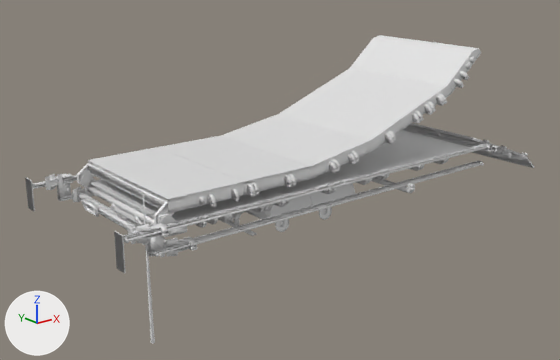
The FBX model a-frame_bridge_trailer - optimized/meshes/trucks/tuning/short.fbx as it was, and as the next commit left it.
Both versions are drawn from a 50 mm lens placed at (-0.0668, -0.1346, 0.0619), pointed at (0.0462, 0.0067, 0.0054). The lights are fixed; the arrows at lower left show +X, +Y and +Z. Where no turn or scale is listed for an object, it has been applied to the vertices. Vertices at the same position are counted once.

The first picture shows 'cdt_Body.001', 'cdt_BottomRightAnchor.001', 'cdt_Ramp.001', 'cdt_RootNode.001', 'cdt_TopRightAnchor.001', 'wheels.001'.
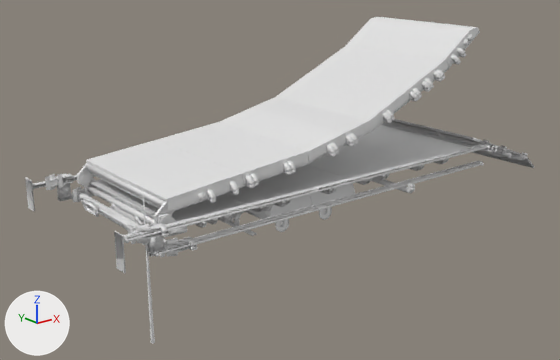
Where the newer file only moved an object's origin or applied its transform, the numbers keep the older frame.

The change, as a list of edits to the scene's bpy script:
```text
Change me_cube_022:
    remove me_cube_022.from_pydata(...)  # 30007 vertices, 21213 faces; spans x -0.0107..0.1276, y -0.0231..0.0229, z -0.0018..0.0361
    add me_cube_022.from_pydata(...)  # 29996 vertices, 21213 faces; spans x -0.0107..0.1276, y -0.0231..0.0229, z -0.0018..0.0412
    me_cube_022 part 1: the loose piece of 8 vertices spanning x 0.0843..0.0859, y -0.0174..0.0174, z 0.0317..0.0333 is moved by (-0.0015, 0.0, 0.0055)
    me_cube_022 part 2: the loose piece of 8 vertices spanning x 0.0008..0.0046, y -0.0159..0.0159, z 0.0142..0.0154 is turned -5.5 degrees about the y axis through its middle, then moved by (-0.0002, 0.0, 0.0002)
    me_cube_022 part 3: the loose piece of 120 vertices spanning x 0.01..0.0108, y -0.0183..0.0183, z 0.013..0.0152 is moved by (0.0089, 0.0, 0.002)
    me_cube_022 part 4: the loose piece of 120 vertices spanning x 0.0406..0.0418, y -0.0183..0.0183, z 0.014..0.0162 is moved by (-0.0125, 0.0, 0.0019)
    me_cube_022 part 5: the loose piece of 120 vertices spanning x 0.0416..0.0428, y -0.0183..0.0183, z 0.0142..0.0165 is moved by (-0.0016, 0.0, 0.0035)
    me_cube_022 part 6: the loose piece of 120 vertices spanning x 0.0462..0.0473, y -0.0183..0.0183, z 0.0149..0.0171 is moved by (-0.0007, 0.0, 0.0041)
    me_cube_022 part 7: the loose piece of 120 vertices spanning x 0.0573..0.0589, y -0.0183..0.0183, z 0.0176..0.0199 is moved by (-0.0009, 0.0, 0.0048)
    me_cube_022 part 8: the loose piece of 120 vertices spanning x 0.0804..0.0824, y -0.0183..0.0183, z 0.0275..0.0296 is moved by (-0.0018, 0.0, 0.0058)
    me_cube_022 part 9: the loose piece of 120 vertices spanning x 0.0201..0.021, y -0.0183..0.0183, z 0.0133..0.0155 is rebuilt with 120 vertices and now spans x 0.0198..0.0208, y -0.0183..0.0183, z 0.0152..0.0174
    me_cube_022 part 10: the loose piece of 120 vertices spanning x 0.0153..0.0162, y -0.0183..0.0183, z 0.013..0.0152 is rebuilt with 120 vertices and now spans x 0.015..0.016, y -0.0183..0.0183, z 0.0145..0.0167
    me_cube_022 part 11: the loose piece of 16 vertices spanning x 0.0516..0.0789, y -0.0168..0.0167, z 0.0183..0.0287 is rebuilt with 16 vertices and now spans x 0.0512..0.0784, y -0.0168..0.0167, z 0.0205..0.0326
    me_cube_022 part 12: the loose piece of 16 vertices spanning x 0.0012..0.0183, y -0.0168..0.0167, z 0.0157..0.0158 is rebuilt with 30 vertices and now spans x 0.0008..0.0179, y -0.0168..0.0167, z 0.0157..0.0175
    me_cube_022 part 13: the loose piece of 16 vertices spanning x 0.0012..0.0183, y -0.0168..0.0167, z 0.0158..0.0162 is rebuilt with 16 vertices and now spans x 0.0008..0.0179, y -0.0168..0.0167, z 0.0158..0.0179
    me_cube_022 part 14: the loose piece of 16 vertices spanning x 0.0012..0.0183, y -0.0168..0.0167, z 0.0156..0.0158 is rebuilt with 16 vertices and now spans x 0.001..0.0181, y -0.0168..0.0167, z 0.0137..0.0157
    me_cube_022 part 15: the loose piece of 16 vertices spanning x 0.0012..0.0183, y -0.0168..0.0167, z 0.0135..0.0136 is rebuilt with 29 vertices and now spans x 0.001..0.0182, y -0.0168..0.0167, z 0.0135..0.0153
    me_cube_022 part 16: the loose piece of 12 vertices spanning x 0.0787..0.0895, y -0.0168..0.0167, z 0.0284..0.0361 is rebuilt with 8 vertices and now spans x 0.0783..0.0888, y -0.0168..0.0167, z 0.0326..0.0402
    me_cube_022 part 17: the loose piece of 12 vertices spanning x 0.0353..0.0517, y -0.0168..0.0167, z 0.0158..0.0187 is rebuilt with 12 vertices and now spans x 0.0349..0.0512, y -0.0168..0.0167, z 0.0169..0.0207
    me_cube_022 part 18: 28 loose pieces with 1270 vertices, spanning x 0.0079..0.0901, y -0.0183..0.0183, z 0.0134..0.0354, are deleted
    me_cube_022 part 19: 4 vertices moved within x 0.0008, y -0.0167..0.0167, z 0.0116; 546 vertices removed from x -0.0041..0.0902, y -0.0217..0.0183, z 0.0077..0.0358; 1804 vertices added at x -0.0041..0.0884, y -0.0217..0.0183, z 0.0078..0.0412
Change me_cube_018:
    used by ob_cdt_ramp_001; location = (0.0, 0.0, 0.0123); rotation_euler = (1.571, 0.0, 0.0), in degrees (90, 0, 0); scale = (0.01, 0.01, 0.01)
    remove me_cube_018.from_pydata(...)  # 3058 vertices, 1747 faces; spans x -0.14..9.02, y -0.07..2.41, z -1.83..1.83
    add me_cube_018.from_pydata(...)  # 3057 vertices, 1747 faces; spans x -0.14..9.12, y -0.07..2.07, z -1.83..1.83
    me_cube_018 part 20: 2109 vertices moved from x 3.61..9.02, y 0.12..2.41, z -1.83..1.83 to x 3.59..9.12, y 0.12..2.07, z -1.83..1.83; 60 vertices removed from x 4.17..7.16, y 0.23..1.27, z -1.83..1.83; 59 vertices added at x 4.05..7.17, y 0.19..1.03, z -1.83..1.83
Change ob_cdt_ramp_001:
    ob_cdt_ramp_001.location: (0.0, 0.0, 0.0123) -> (0.0001, 0.0, 0.0123)
    ob_cdt_ramp_001.rotation_euler: (1.571, 0.0, 0.0) -> (1.571, -0.096, 0.0)  # degrees (90, 0, 0) -> degrees (90, -5.5, 0)
```

Where the change shows, as pixel boxes [x1, y1, x2, y2] in the pictures (560 x 360 px; the box of a moved part takes in the faces that stretch with it):
'wheels.001', reshaped (9% taller)
    before: [25, 39, 534, 273]
    after: [25, 19, 534, 273]
'cdt_Ramp.001', reshaped, moved, turned
    before: [77, 35, 481, 225]
    after: [77, 17, 480, 224]
part 1 of me_cube_022, moved or reshaped
    before: [465, 62, 472, 69]
    after: [463, 39, 469, 46]
part 2 of me_cube_022, moved or reshaped
    before: [88, 166, 164, 206]
    after: [86, 165, 163, 207]
part 3 of me_cube_022, moved or reshaped
    before: [208, 195, 217, 207]
    after: [246, 176, 254, 188]
part 4 of me_cube_022, moved or reshaped
    before: [329, 163, 337, 173]
    after: [283, 163, 292, 175]
part 5 of me_cube_022, moved or reshaped (not visible before)
    after: [326, 146, 335, 157]
part 6 of me_cube_022, moved or reshaped
    before: [348, 154, 356, 164]
    after: [345, 136, 354, 147]
part 7 of me_cube_022, moved or reshaped
    before: [384, 135, 392, 144]
    after: [382, 114, 392, 124]
part 8 of me_cube_022, moved or reshaped (not visible before)
    after: [451, 55, 460, 65]
part 9 of me_cube_022, rebuilt
    before: [251, 183, 259, 195]
    after: [251, 175, 258, 186]
part 10 of me_cube_022, rebuilt
    before: [231, 189, 239, 202]
    after: [230, 183, 239, 195]
part 11 of me_cube_022, rebuilt (not visible afterwards)
    before: [273, 66, 448, 142]
part 12 of me_cube_022, rebuilt (8% wider, 14% taller)
    before: [98, 167, 243, 202]
    after: [86, 162, 242, 202]
part 13 of me_cube_022, rebuilt
    before: [88, 147, 244, 201]
    after: [86, 160, 231, 201]
part 14 of me_cube_022, rebuilt
    before: [90, 163, 244, 201]
    after: [89, 171, 230, 212]
part 15 of me_cube_022, rebuilt (not visible before)
    after: [91, 173, 242, 213]
part 16 of me_cube_022, rebuilt (not visible afterwards)
    before: [352, 39, 472, 83]
part 17 of me_cube_022, rebuilt (not visible afterwards)
    before: [220, 116, 366, 168]
part 18 of me_cube_022, deleted
    before: [158, 56, 475, 204]
part 19 of me_cube_022, built on
    before: [79, 59, 477, 237]
    after: [77, 19, 473, 237]
part 20 of me_cube_018, moved or reshaped
    before: [309, 35, 481, 179]
    after: [217, 17, 480, 163]
